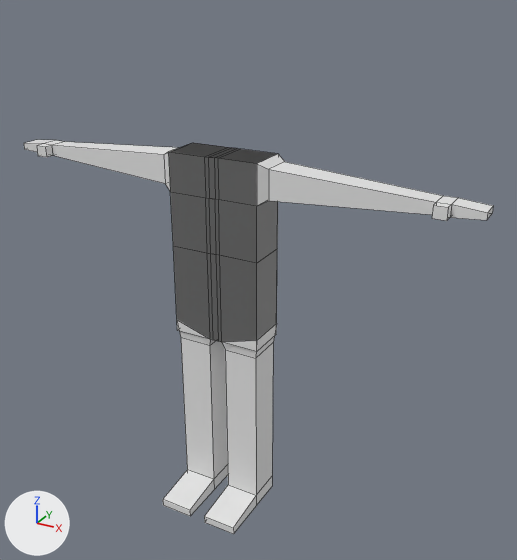
One commit to the Blender file Grandpa2.blend: the scene before it, then after it.
The view is the same before and after, from a camera (50 mm lens) standing at (6.03, -9.78, 4.41) and looking at (0.56, 0.17, -0.56). The axes (+X, +Y, +Z) are drawn at lower left. The lights are the same throughout. The older version comes first. Mesh edges are drawn as thin lines.

The first picture shows 'Body'.
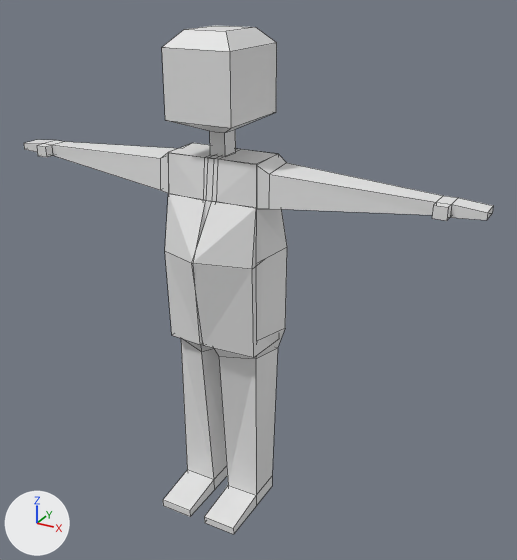
Boxes [x1, y1, x2, y2] around the edits, measured in the pictures (517 x 560 px; the box of a moved part takes in the faces that stretch with it):
'Head', added: after [162, 25, 277, 156]
part 1 of me_cube, moved or reshaped: before [55, 142, 432, 488]; after [55, 142, 432, 489]

What the commit changed:
me_cube is used by ob_body; location (0.0, 0.0, 0.0); scale (0.82, 0.365, 1.64).
me_cube had 68 vertices, 66 faces and spanned x -1.0..5.23, y -3.21..1.0, z -3.07..1.0.
me_cube now has 68 vertices, 66 faces and spans x -1.06..5.23, y -3.21..1.36, z -3.07..1.0.
me_cube part 1: 33 of 68 vertices moved; they spanned x -1.0..1.2, y -1.0..1.0, z -1.1..1.0 and now span x -1.06..1.26, y -2.72..1.36, z -1.26..0.99; mean shift (0.0, -0.19, -0.02); largest move (-0.07, -1.0, 0.0) -> (0.02, -2.72, 0.04).
Other edits to the shape of me_cube do not show in these pictures.
Mesh me_cube_001 is new.
It has 20 vertices, 18 faces and spans x -4.26..4.26, y -4.26..4.26, z -1.0..9.01.
Object 'Head' (ob_head) is new; it shows me_cube_001.
Its location is (0.0, 0.0, 1.81).
Its scale is (0.139, 0.167, 0.192).
